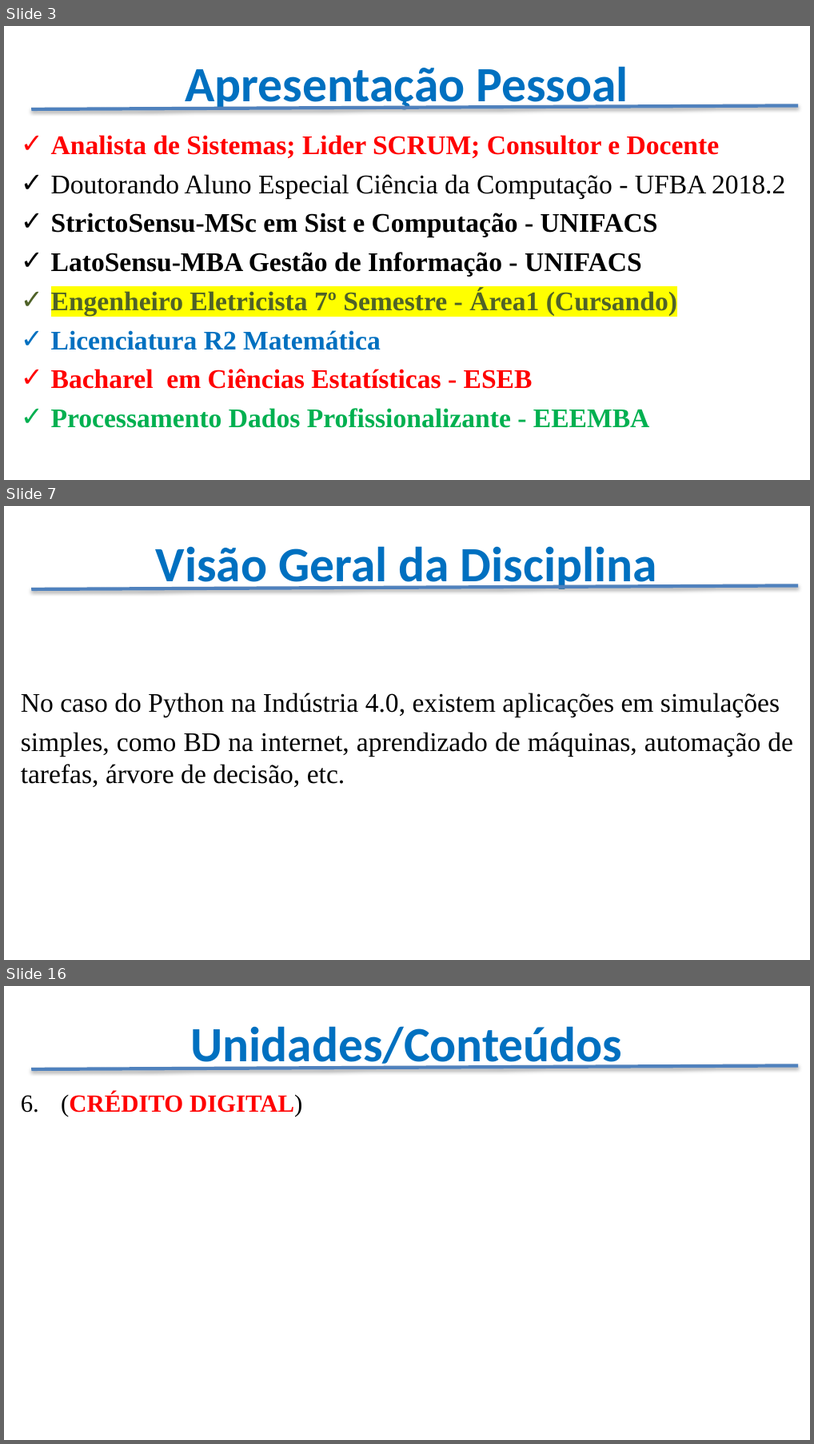
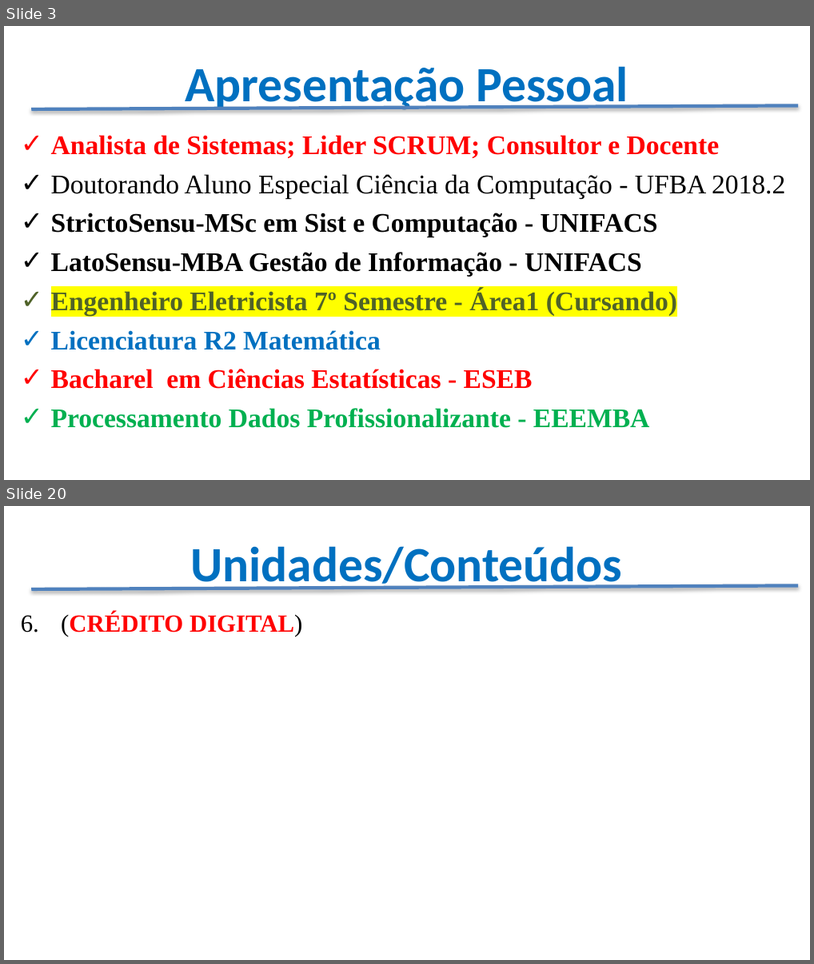
Before and after one commit to CloudEducationBrazil/WydenArea1ProgramacaoMicrocontroladores, a slide deck: Apresentação - Programação Microcontroladores.pptx. Shown one above the other, each under a label of ours: slides 3, 7 and 16 before the commit, slides 3 and 20 after it; the slides between them are not shown. The pictures are 814x1444 and 814x964 pixels, drawn with LibreOffice and Linux fonts; fonts in the diff are those of the drawing; background and template pictures are left out. Boxes give left, top, right and bottom in pixels: in the first picture for what was removed or moved away, otherwise in the second. Text is boxed around its words. In the diff, an @@ line names an element or a change of style, - is before the commit and + after.

Commit message:
Apresentação da disciplina Microcontroladores.

```diff
--- a/Apresentação - Programação Microcontroladores.pptx
+++ b/Apresentação - Programação Microcontroladores.pptx
@@ slide 7 removed at [4, 506, 810, 960], background picture (left out) @@
@@ title removed at [156, 546, 658, 593] @@
-Visão Geral da Disciplina
@@ line removed from (31, 589) to (798, 586) @@
@@ text removed at [21, 692, 794, 787] @@
-No caso do Python na Indústria 4.0, existem aplicações em simulações
-simples, como BD na internet, aprendizado de máquinas, automação de tarefas, árvore de decisão, etc.
@@ what was slide 16 is now slide 20 @@
```
Also in this commit, not shown: 12 slides changed, 7 slides added, 1 other slide removed.
